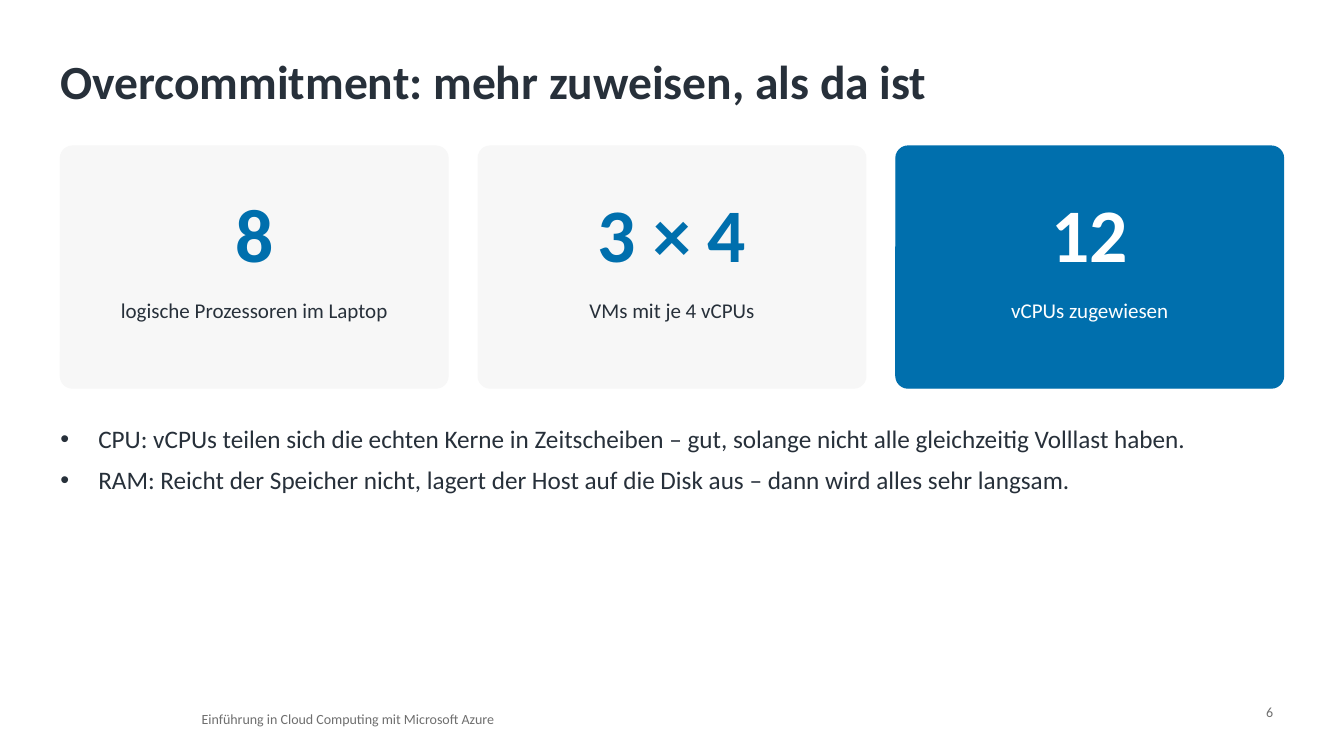
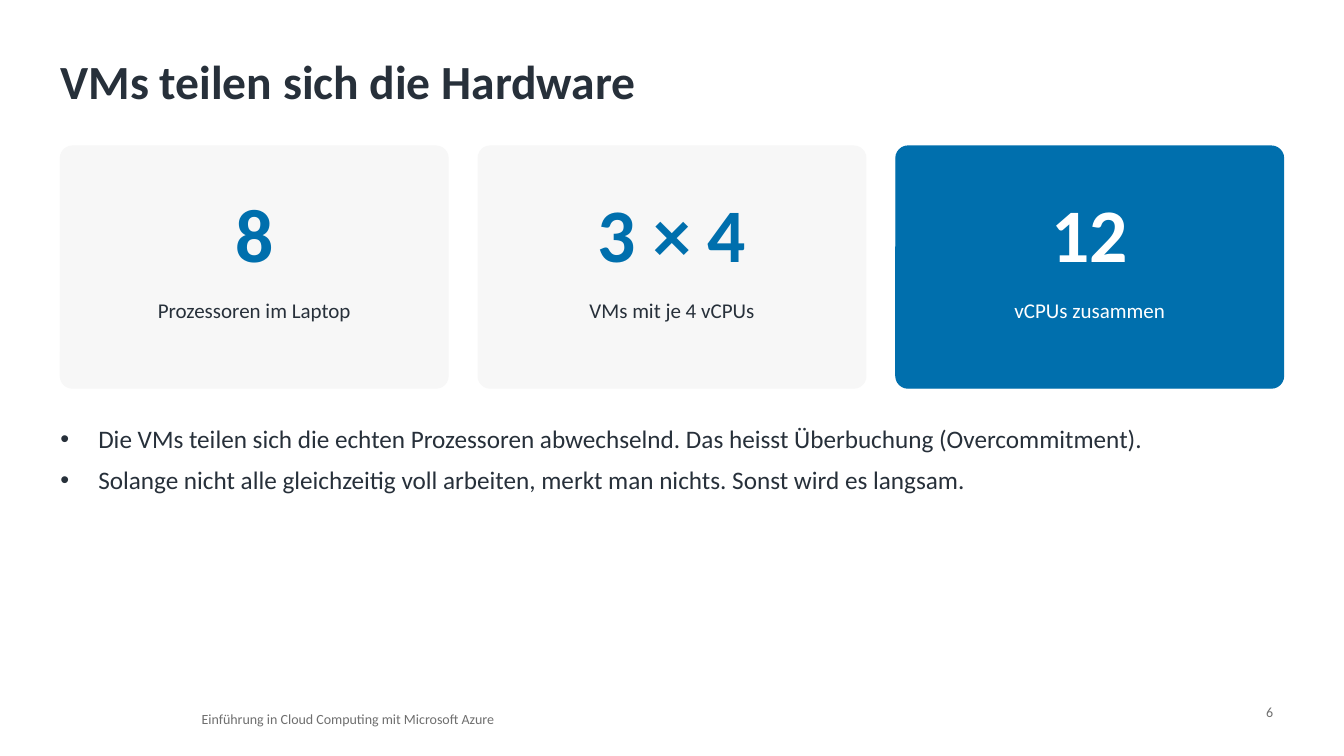
Before and after one commit to pat-teacher/azure-basics-training, a slide deck: slide 6 of praesentationen/input-01-virtualisierung.pptx. Drawn at 1344x756 pixels with LibreOffice and Linux fonts; fonts in the diff are those of the drawing; background and template pictures are left out. Boxes give left, top, right and bottom in pixels: in the first picture for what was removed or moved away, otherwise in the second. Text is boxed around its words. In the diff, an @@ line names an element or a change of style, - is before the commit and + after.

```diff
--- a/praesentationen/input-01-virtualisierung.pptx
+++ b/praesentationen/input-01-virtualisierung.pptx
@@ title at (60,65,636,100): text changed @@
-Overcommitment: mehr zuweisen, als da ist
+VMs teilen sich die Hardware
@@ text at (158,303,351,322): text changed @@
-logische Prozessoren im Laptop
+Prozessoren im Laptop
@@ text at (1014,304,1164,318): text changed @@
-vCPUs zugewiesen
+vCPUs zusammen
@@ text at (98,428,1142,494): text changed @@
-• CPU: vCPUs teilen sich die echten Kerne in Zeitscheiben – gut, solange nicht alle gleichzeitig Volllast haben.
-• RAM: Reicht der Speicher nicht, lagert der Host auf die Disk aus – dann wird alles sehr langsam.
+• Die VMs teilen sich die echten Prozessoren abwechselnd. Das heisst Überbuchung (Overcommitment).
+• Solange nicht alle gleichzeitig voll arbeiten, merkt man nichts. Sonst wird es langsam.
```
Also in this commit, not shown: 6 other slides changed, 3 slides added, 4 slides removed, 52 other files.
